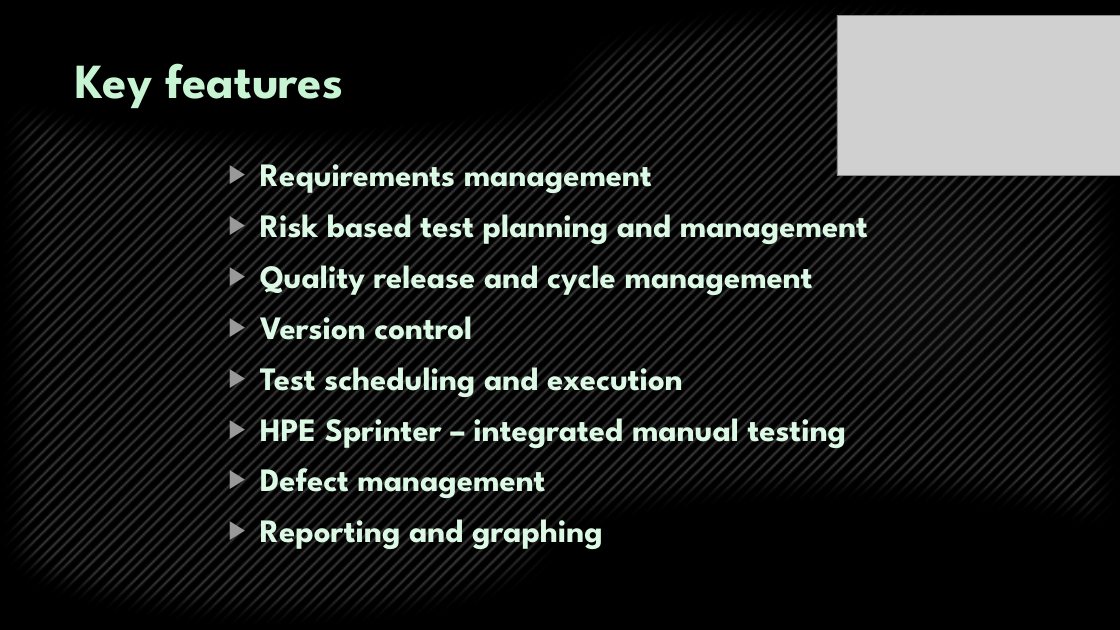
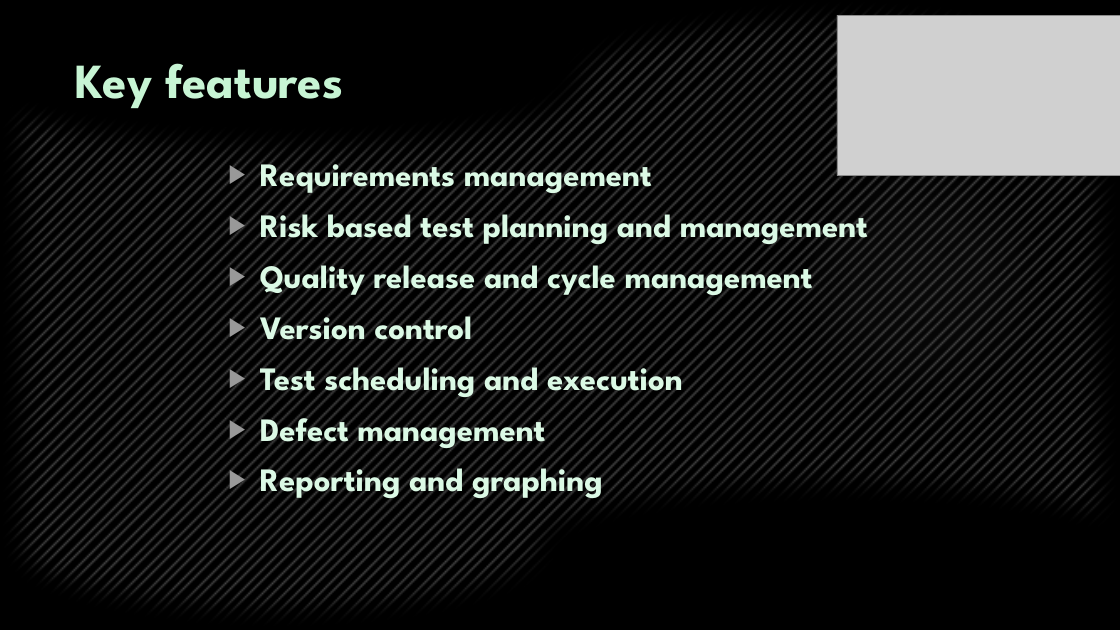
Before and after one commit to Team-Griffin-SQA-2015/Presentation-Preparations, a slide deck: slide 3 of 04. TestCaseManagementSystem defense - 27.11.15/HP Quality Center.pptx. Drawn at 1120x630 pixels with LibreOffice and Linux fonts; fonts in the diff are those of the drawing; grey boxes stand for pictures; background and template pictures are left out. Boxes give left, top, right and bottom in pixels: in the first picture for what was removed or moved away, otherwise in the second. Text is boxed around its words. In the diff, an @@ line names an element or a change of style, - is before the commit and + after.

Commit message:
Some minor changes

```diff
--- a/04. TestCaseManagementSystem defense - 27.11.15/HP Quality Center.pptx
+++ b/04. TestCaseManagementSystem defense - 27.11.15/HP Quality Center.pptx
@@ text at (x1=260, y1=408, x2=846, y2=451): paragraph removed @@
-▶ HPE Sprinter – integrated manual testing
```
Also in this commit, not shown: 1 slide removed.
